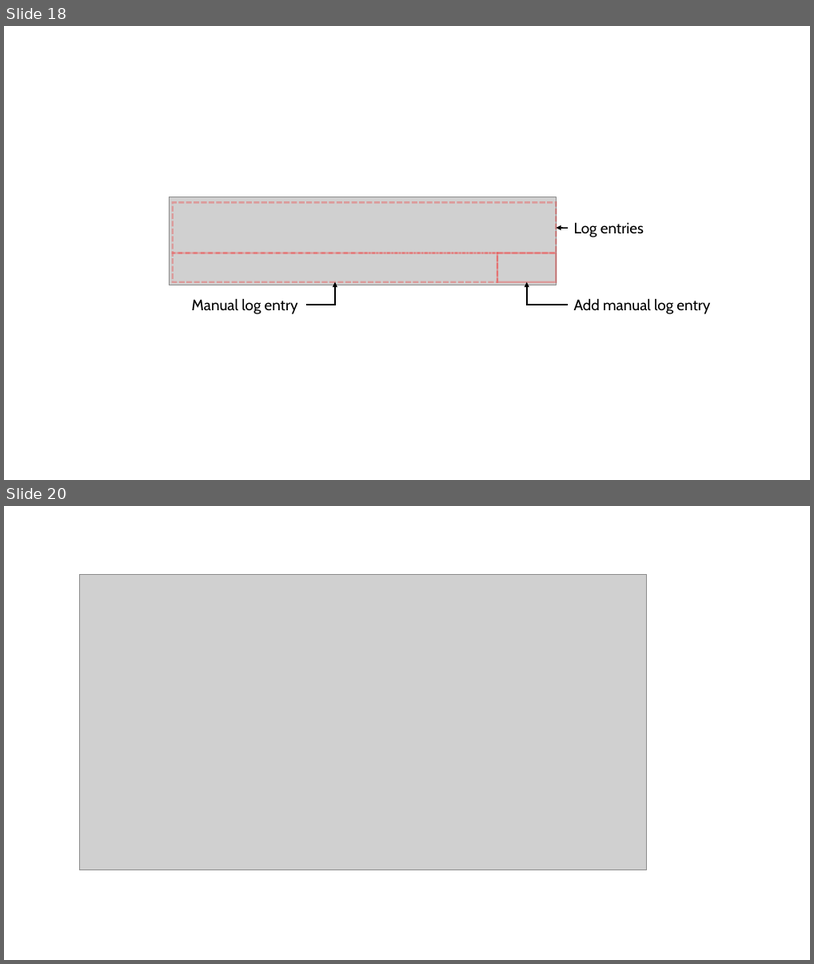
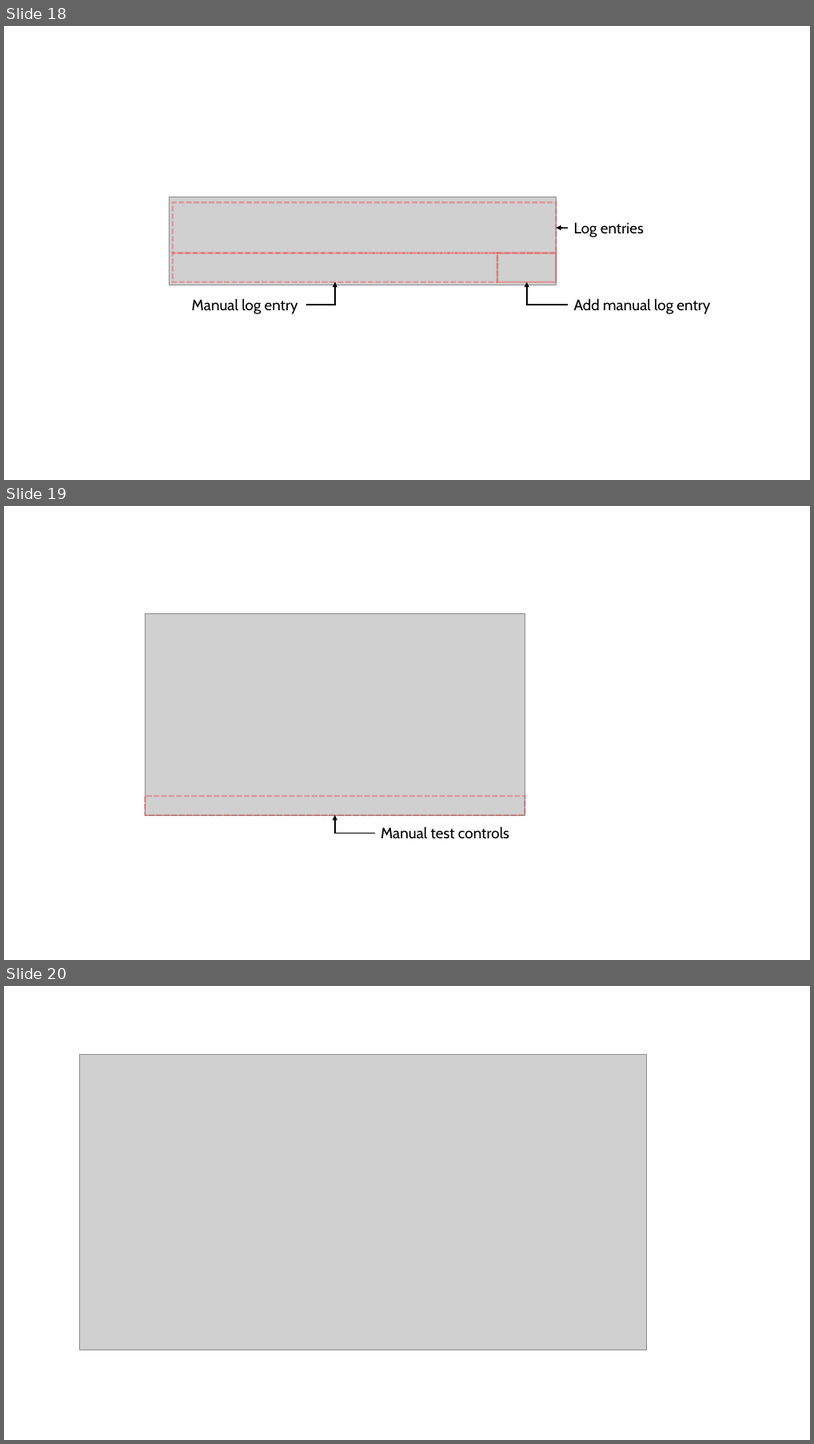
Before and after one commit to LabBench-Society/Protocols, a slide deck: intro.labbench/Illustrations/Illustrations (Introduction to LabBench).pptx. Shown one above the other, each under a label of ours: slides 18 and 20 before the commit, slides 18, 19 and 20 after it; the slides between them are not shown. The pictures are 814x964 and 814x1444 pixels, drawn with LibreOffice and Linux fonts; fonts in the diff are those of the drawing; grey boxes stand for pictures. Boxes give left, top, right and bottom in pixels: in the first picture for what was removed or moved away, otherwise in the second. Text is boxed around its words. In the diff, an @@ line names an element or a change of style, - is before the commit and + after.

```diff
--- a/intro.labbench/Illustrations/Illustrations (Introduction to LabBench).pptx
+++ b/intro.labbench/Illustrations/Illustrations (Introduction to LabBench).pptx
@@ slide 19 added at [4,506,810,960], background #FFFFFF @@
@@ picture added at [145,613,526,815] @@
@@ rectangle added at [145,796,526,815], outline #FF0000 2.25 pt dashed @@
@@ elbow arrow added from (375, 832) to (335, 815), #000000 1.5 pt @@
@@ text added at [381,826,510,839], 18 pt, text #000000 @@
+Manual test controls
```
Also in this commit, not shown: 2 slides changed, 1 slide removed, 4 other files.
